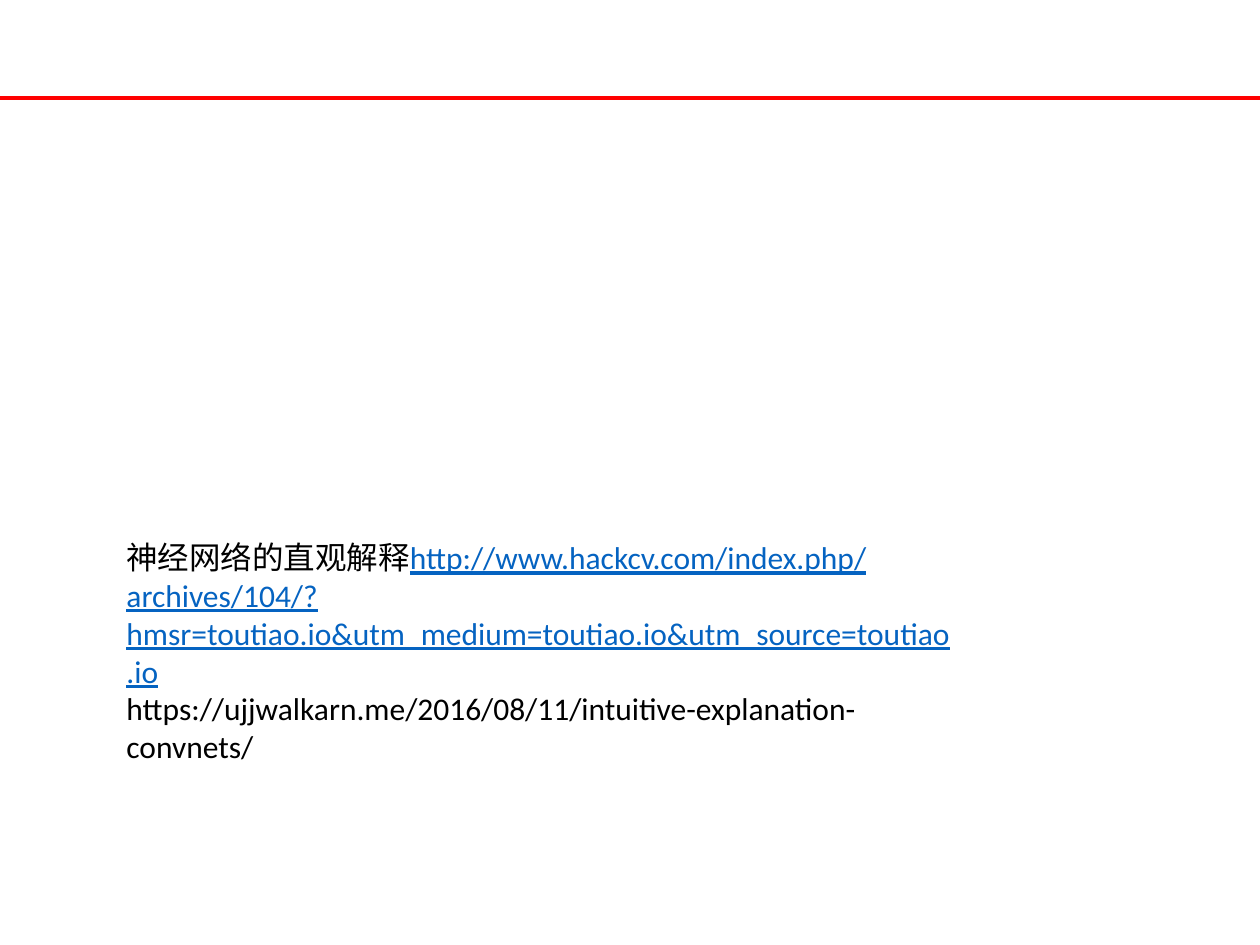
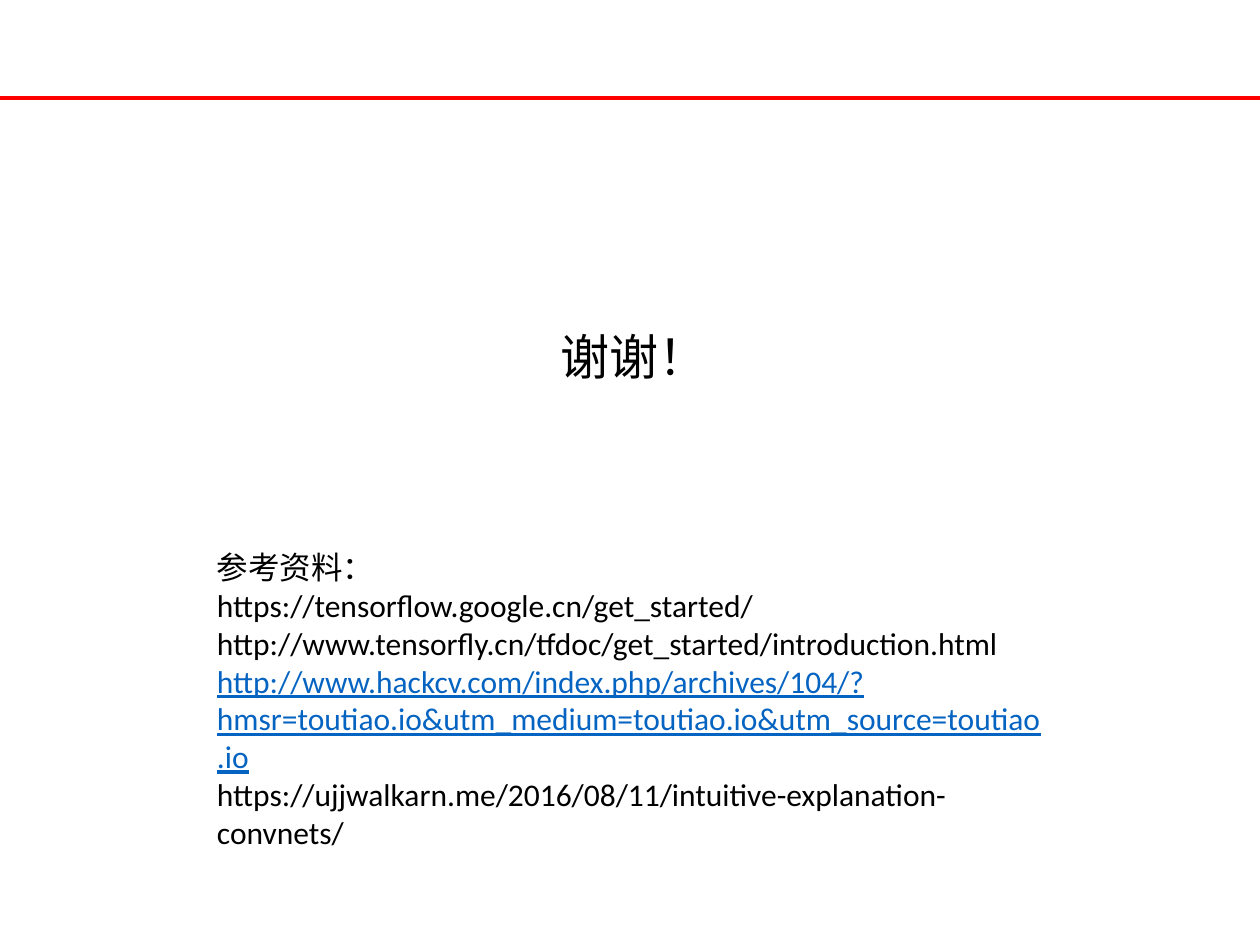
Before and after one commit to jaysoncho92/learn_tensorflow, a slide deck: slide 34 of TensorFlow入门.pptx (slide 14 before the commit). Drawn at 1260x945 pixels with LibreOffice and Linux fonts; fonts in the diff are those of the drawing. Boxes give left, top, right and bottom in pixels: in the first picture for what was removed or moved away, otherwise in the second. Text is boxed around its words. In the diff, an @@ line names an element or a change of style, - is before the commit and + after.

```diff
--- a/TensorFlow入门.pptx
+++ b/TensorFlow入门.pptx
@@ text added at <box>560,334,707,379</box>, 28 pt, text #000000 @@
+谢谢！
@@ text "参考资料：": place and size @@
-text "参考资料：" at <box>126,542,949,726</box>
+text "参考资料：" at <box>217,552,1040,812</box>
@@ text at <box>217,552,1040,774</box>: text changed; text colour #0563C1 to #000000 @@
-神经网络的直观解释http://www.hackcv.com/index.php/archives/104/?hmsr=toutiao.io&utm_medium=toutiao.io&utm_source=toutiao.io
+参考资料：
+https://tensorflow.google.cn/get_started/
+http://www.tensorfly.cn/tfdoc/get_started/introduction.html
+http://www.hackcv.com/index.php/archives/104/?hmsr=toutiao.io&utm_medium=toutiao.io&utm_source=toutiao.io
```
Also in this commit, not shown: 1 other slide changed, 22 slides added, 9 slides removed, 9 other files.
